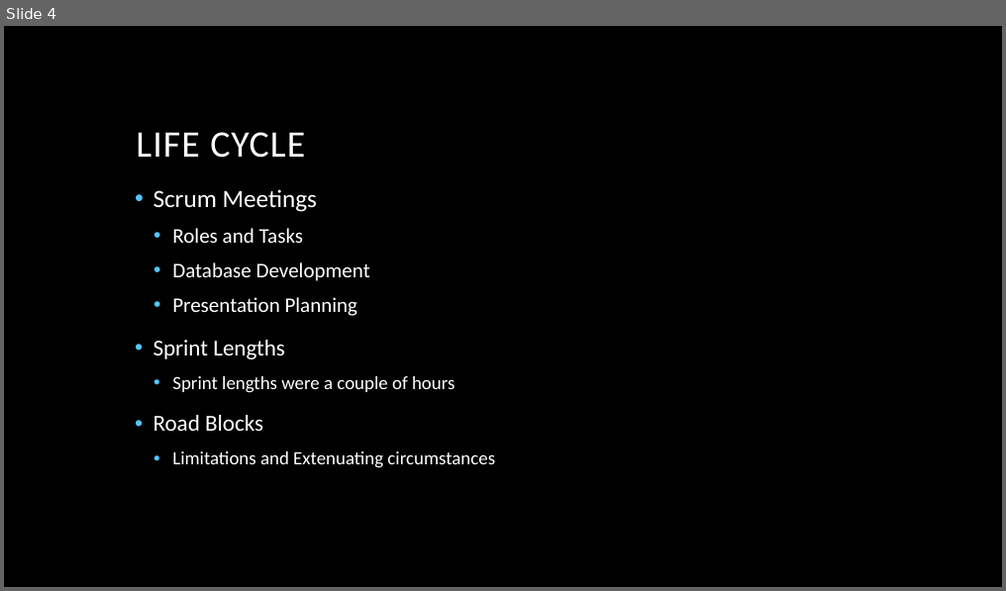
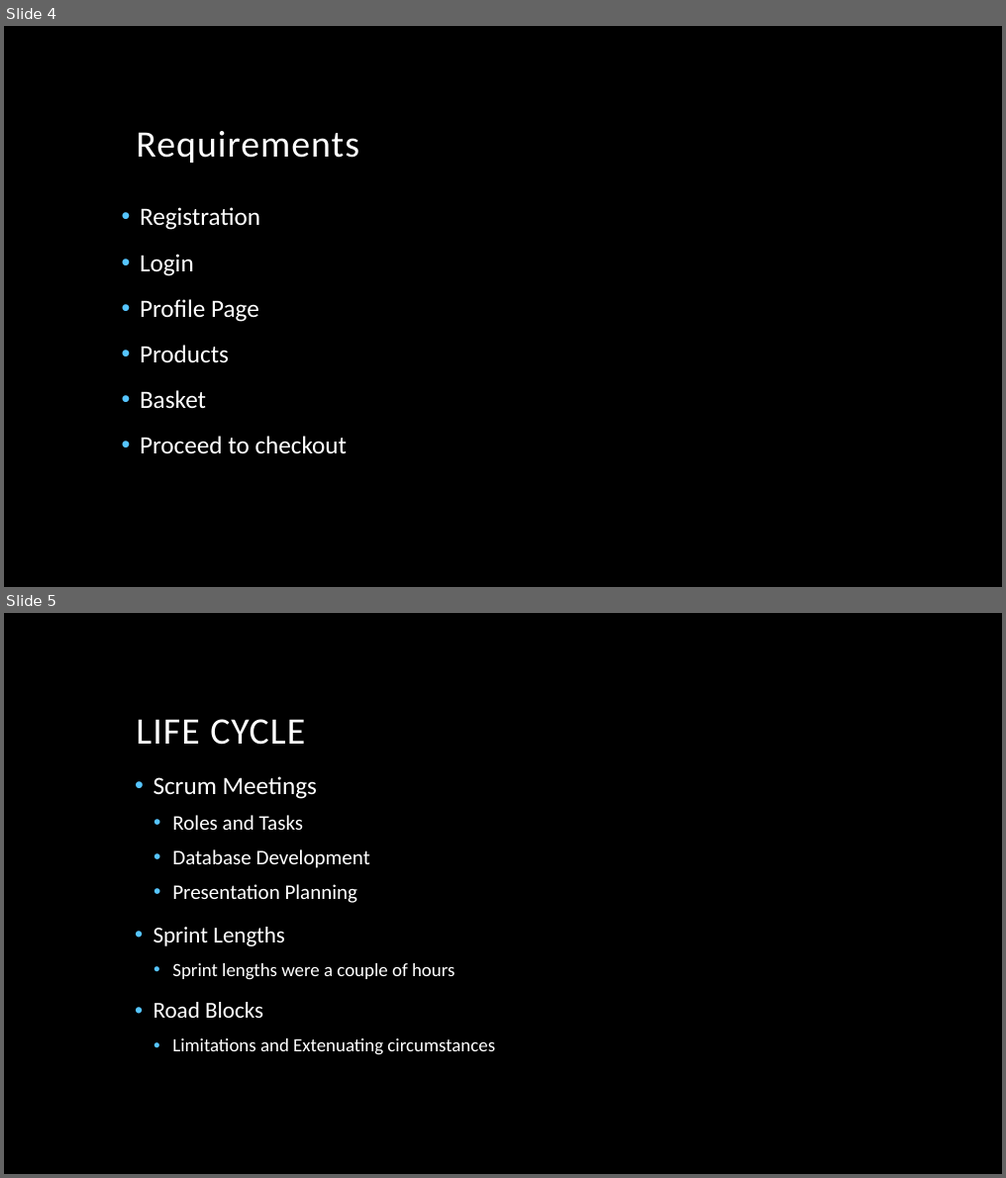
Before and after one commit to Nosente/OnlineShoppingProject, a slide deck: Online Shopping Project.pptx. Shown one above the other, each under a label of ours: slide 4 before the commit, slides 4 and 5 after it. The pictures are 1006x591 and 1006x1178 pixels, drawn with LibreOffice and Linux fonts; fonts in the diff are those of the drawing; background and template pictures are left out. Boxes give left, top, right and bottom in pixels: in the first picture for what was removed or moved away, otherwise in the second. Text is boxed around its words. In the diff, an @@ line names an element or a change of style, - is before the commit and + after.

```diff
--- a/Online Shopping Project.pptx
+++ b/Online Shopping Project.pptx
@@ slide 4 added at [4, 26, 1002, 587], background picture (left out) @@
@@ title added at [136, 131, 359, 163], 36 pt, text #FFFFFF @@
+Requirements
@@ text added at [140, 207, 348, 454], 24 pt, text #FFFFFF @@
+• Registration
+• Login
+• Profile Page
+• Products
+• Basket
+• Proceed to checkout
@@ what was slide 4 is now slide 5 @@
```
Also in this commit, not shown: 4 slides changed, 4 other slides added, 5 slides removed.
